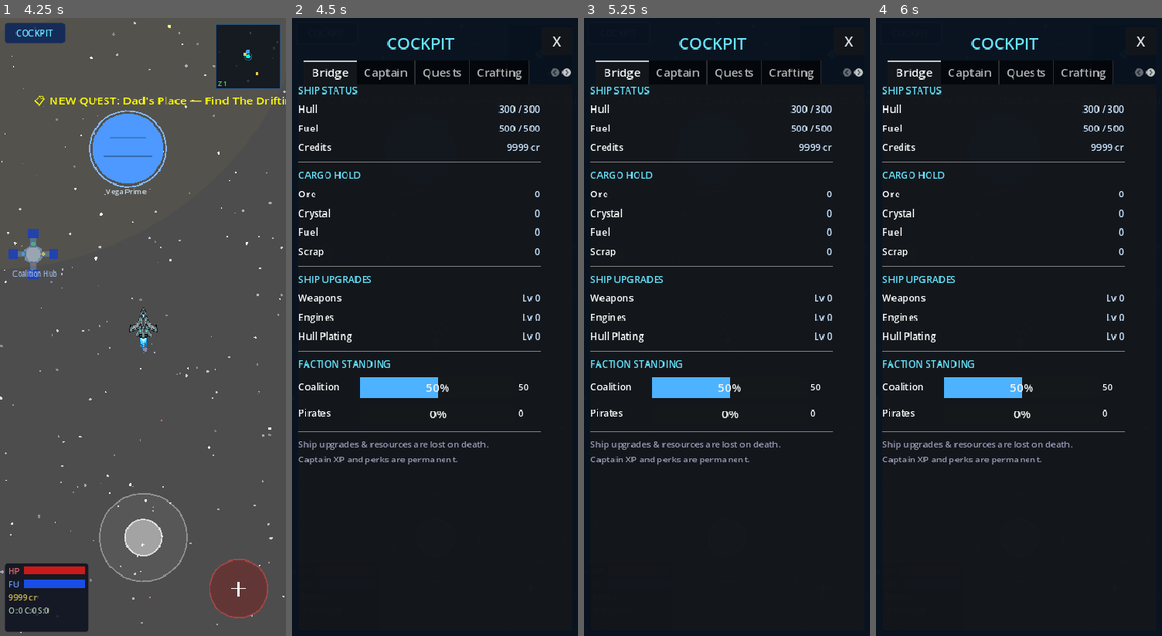
Above: before the commit, frames 1-4 (left to right).
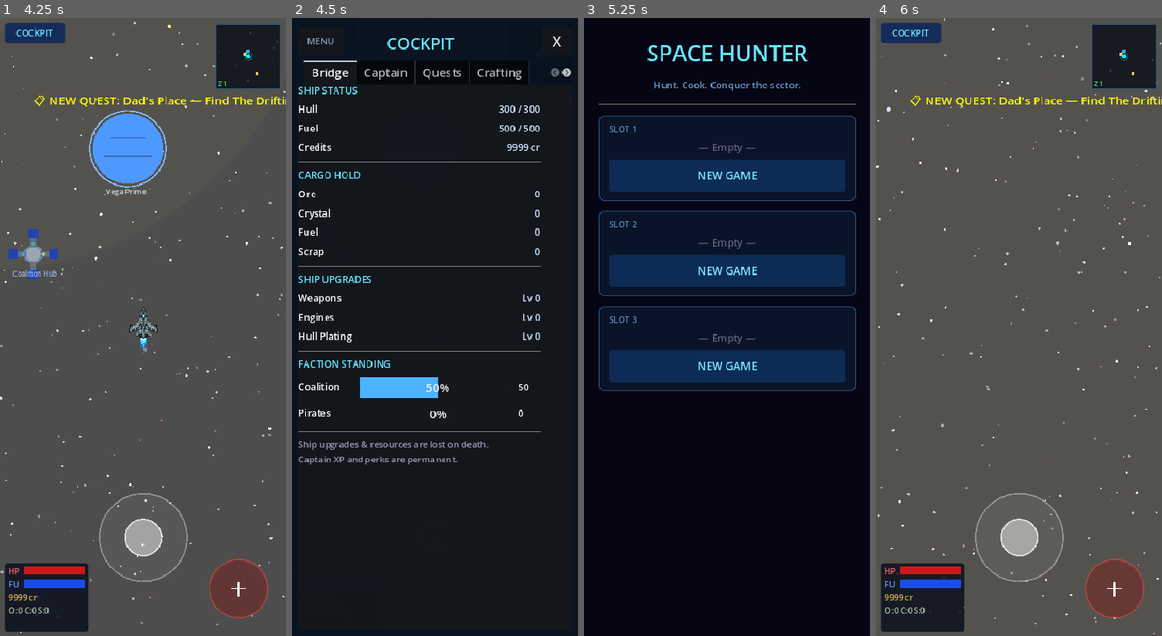
Above: after the commit, the same moments.

Repository: ichizh8/space-game-rt
Game: Godot game, scene res://scenes/main_menu.tscn
Same seed, same stepped clock (60 frames per second), same inputs: the game is played once before the commit and once after it.
Inputs (mouse positions are in pixels of both pictures, inside the frame that each line leads up to):
- Up to frame 1 (4.25 s): click "NEW GAME" at 0.5 s; click "COCKPIT" at 1.25 s; click "TAP TO CONTINUE" at 2 s; click "TAP TO CONTINUE" at 2.75 s; click "GOT IT" at 3.5 s
- Up to frame 2 (4.5 s): click "COCKPIT" at 4.25 s
- Up to frame 3 (5.25 s): click (612, 42) at 5 s, where only the run after the commit has a clickable "MENU"
- Up to frame 4 (6 s): click (1019, 172) at 5.75 s, where only the run after the commit has a clickable "NEW GAME"

Frame 1 is identical in both runs. In frame 2, less than 0.1% of the frame differs, in the area x 5-15%, y 3-5%; in frame 3, 20%; in frame 4, 95%, in the area x 0-100%, y 0-100%.

Commit message:
v33: add MENU button in cockpit to return to main menu + see Continue

Diff:
--- a/scripts/cockpit.gd
+++ b/scripts/cockpit.gd
@@ -219,6 +219,18 @@
 	close_btn.offset_bottom = 50
 	close_btn.pressed.connect(_on_close)
 	panel.add_child(close_btn)
+
+	var menu_btn := Button.new()
+	menu_btn.text = "MENU"
+	menu_btn.add_theme_font_size_override("font_size", 12)
+	menu_btn.set_anchors_preset(Control.PRESET_TOP_LEFT)
+	menu_btn.offset_left = 8
+	menu_btn.offset_top = 12
+	menu_btn.offset_right = 70
+	menu_btn.offset_bottom = 50
+	menu_btn.add_theme_color_override("font_color", Color(0.5, 0.6, 0.7))
+	menu_btn.pressed.connect(_on_main_menu)
+	panel.add_child(menu_btn)
 
 	_tab_container = TabContainer.new()
 	_tab_container.set_anchors_preset(Control.PRESET_FULL_RECT)
@@ -879,6 +891,11 @@
 	get_tree().paused = false
 	queue_free()
 
+func _on_main_menu() -> void:
+	SaveManager.save_game()
+	get_tree().paused = false
+	get_tree().change_scene_to_file("res://scenes/main_menu.tscn")
+
 
 func _make_section_label(text: String) -> Label:
 	var lbl := Label.new()
Not shown, changed: web-export/index.html
Not shown, changed: web-export/index.pck
